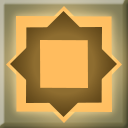
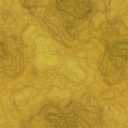
Layer changes from the first 128 x 128 image to the second:
moved "Rectangle 1 copy 3" into group "Group 1" over <box>40,40,88,88</box>
moved "Rectangle 1 copy 4" into group "Group 1" over <box>26,27,102,103</box>
moved "Rectangle 1 copy" into group "Group 1" over <box>10,11,117,117</box>
moved "Rectangle 1 copy 2" into group "Group 1" over <box>16,16,112,112</box>
moved "Rectangle 1" into group "Group 1" over <box>6,6,122,123</box>
moved "Layer 1" into group "Group 1" over <box>0,0,128,128</box>
added layer "Layer 3 copy" (overlay, 48%) above "Layer 3" over <box>0,0,128,128</box>
added layer "Layer 3" above "Layer 0" over <box>0,0,128,128</box>
